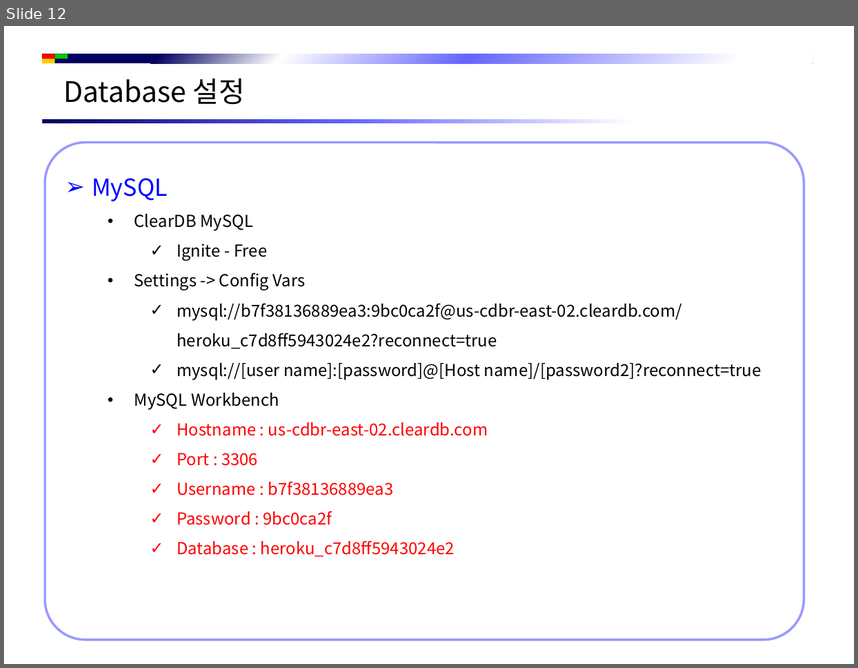
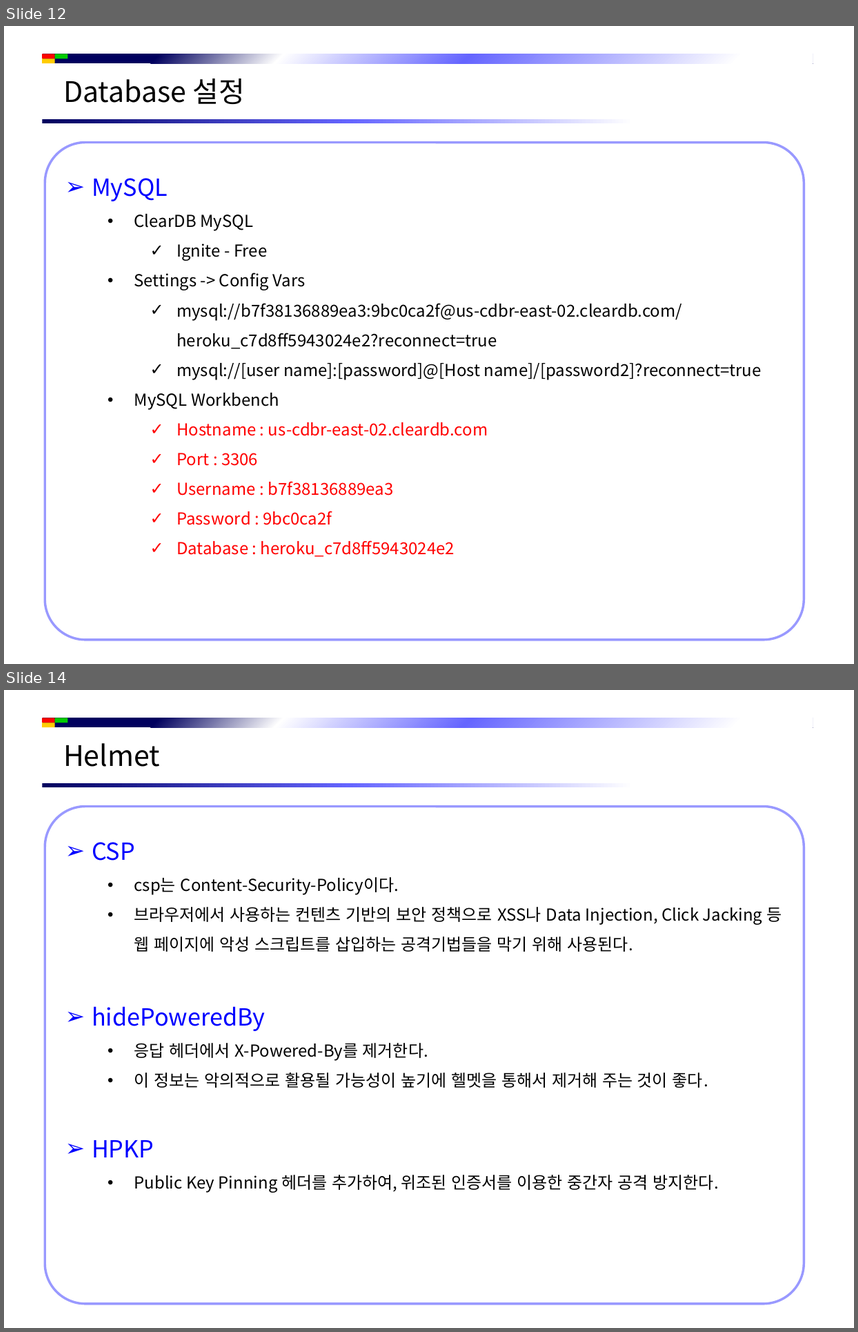
Before and after one commit to jsh-1235/Document, a slide deck: Back-End/NodeJS/NodeJS 시작 하기.pptx. Shown one above the other, each under a label of ours: slide 12 before the commit, slides 12 and 14 after it; the slides between them are not shown. The pictures are 858x668 and 858x1332 pixels, drawn with LibreOffice and Linux fonts; fonts in the diff are those of the drawing; background and template pictures are left out. Boxes give left, top, right and bottom in pixels: in the first picture for what was removed or moved away, otherwise in the second. Text is boxed around its words. In the diff, an @@ line names an element or a change of style, - is before the commit and + after.

```diff
--- a/Back-End/NodeJS/NodeJS 시작 하기.pptx
+++ b/Back-End/NodeJS/NodeJS 시작 하기.pptx
@@ slide 14 added at [4, 690, 854, 1328], background #FFFFFF; not listed: 5 template elements that a slide beside it also shows @@
@@ text added at [63, 743, 160, 767], 24 pt, text #000000 @@
+Helmet
@@ rounded rectangle added at [45, 807, 804, 1304], fill #FFFFFF, outline #9999FF 2 pt, 14 pt, text #000000 @@
+➢ CSP
+  • csp는 Content-Security-Policy이다.
+  • 브라우저에서 사용하는 컨텐츠 기반의 보안 정책으로 XSS나 Data Injection, Click Jacking 등 웹 페이지에 악성 스크립트를 삽입하는 공격기법들을 막기 위해 사용된다.
+➢ hidePoweredBy
+  • 응답 헤더에서 X-Powered-By를 제거한다.
+  • 이 정보는 악의적으로 활용될 가능성이 높기에 헬멧을 통해서 제거해 주는 것이 좋다.
+➢ HPKP
+  • Public Key Pinning 헤더를 추가하여, 위조된 인증서를 이용한 중간자 공격 방지한다.
```
Also in this commit, not shown: 5 other slides added, 6 other files.
